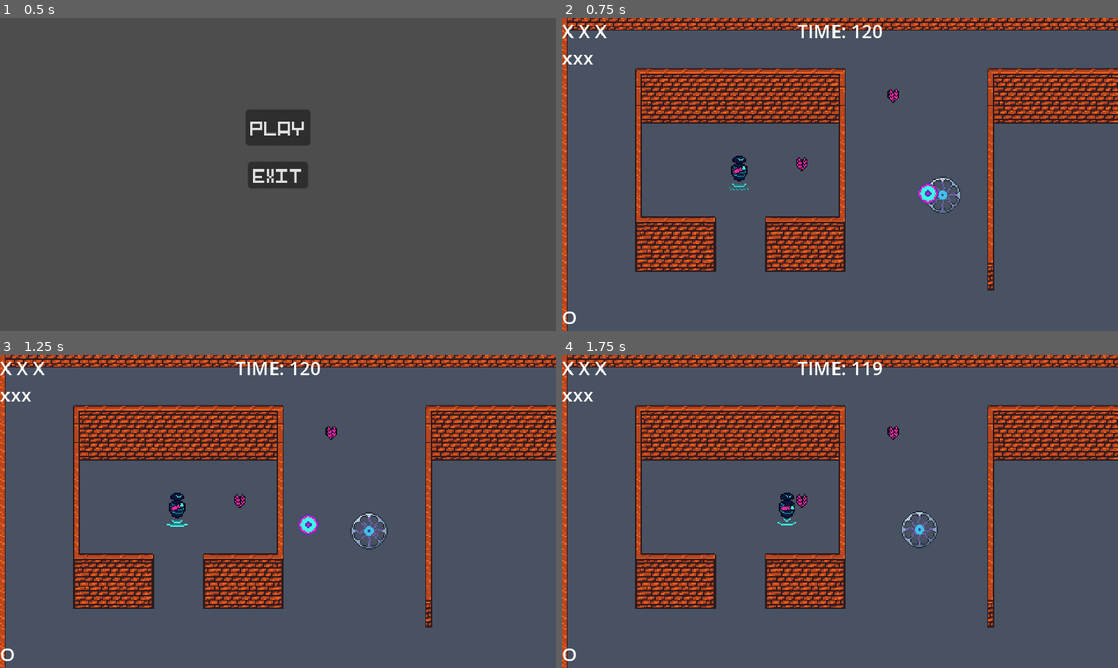
Above: before the commit, frames 1-4 (two rows, left to right).
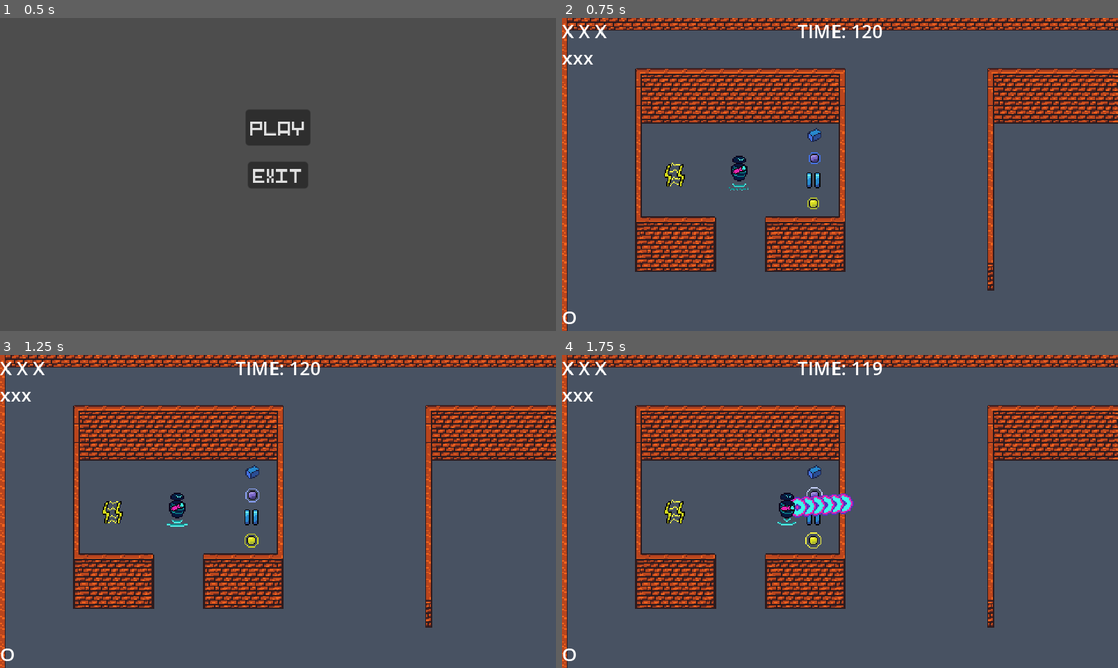
Above: after the commit, the same moments.

Repository: SamuelAlves-23/GameOffJam2023
Game: Godot game, scene res://Scenes/main_menu.tscn
Same seed, same stepped clock (60 frames per second), same inputs: the game is played once before the commit and once after it.
Inputs (mouse positions are in pixels of both pictures, inside the frame that each line leads up to):
- Up to frame 1 (0.5 s): no input
- Up to frame 2 (0.75 s): click "PLAY" at 0.5 s
- Up to frame 3 (1.25 s): no input
- Up to frame 4 (1.75 s): move the mouse to (962, 495) at 1.27 s; press the mouse at (962, 495) at 1.28 s; hold D (move_right) from 1.28 s (still down)

Frame 1 is identical in both runs. In frame 2, 1.0% of the frame differs, in the area x 18-72%, y 22-63%; in frame 3, 1.1%; in frame 4, 1.4%, in the area x 18-68%, y 22-62%.

Commit message:
Pickables

Diff:
--- /dev/null
+++ b/Scenes/impulse_wave.tscn
@@ -0,0 +1,57 @@
+[gd_scene load_steps=9 format=3 uid="uid://d1xvy3ftu8yv4"]
+
+[ext_resource type="Texture2D" uid="uid://dc0280eddolgx" path="res://Assets/Sprites/Finished/Wave_pickable-Sheet.png" id="1_468h1"]
+[ext_resource type="Script" path="res://Scripts/pickable.gd" id="1_ns56s"]
+
+[sub_resource type="AtlasTexture" id="AtlasTexture_xbhle"]
+atlas = ExtResource("1_468h1")
+region = Rect2(0, 0, 32, 32)
+
+[sub_resource type="AtlasTexture" id="AtlasTexture_hagmf"]
+atlas = ExtResource("1_468h1")
+region = Rect2(32, 0, 32, 32)
+
+[sub_resource type="AtlasTexture" id="AtlasTexture_g07nd"]
+atlas = ExtResource("1_468h1")
+region = Rect2(64, 0, 32, 32)
+
+[sub_resource type="AtlasTexture" id="AtlasTexture_hqnb3"]
+atlas = ExtResource("1_468h1")
+region = Rect2(96, 0, 32, 32)
+
+[sub_resource type="SpriteFrames" id="SpriteFrames_n07cn"]
+animations = [{
+"frames": [{
+"duration": 1.0,
+"texture": SubResource("AtlasTexture_xbhle")
+}, {
+"duration": 1.0,
+"texture": SubResource("AtlasTexture_hagmf")
+}, {
+"duration": 1.0,
+"texture": SubResource("AtlasTexture_g07nd")
+}, {
+"duration": 1.0,
+"texture": SubResource("AtlasTexture_hqnb3")
+}],
+"loop": true,
+"name": &"default",
+"speed": 10.0
+}]
+
+[sub_resource type="CircleShape2D" id="CircleShape2D_krolb"]
+radius = 5.0
+
+[node name="ImpulseWave" type="Area2D"]
+collision_layer = 64
+collision_mask = 16
+script = ExtResource("1_ns56s")
+item_name = "WAVE"
+
+[node name="AnimatedSprite2D" type="AnimatedSprite2D" parent="."]
+sprite_frames = SubResource("SpriteFrames_n07cn")
+autoplay = "default"
+frame_progress = 0.226969
+
+[node name="CollisionShape2D" type="CollisionShape2D" parent="."]
+shape = SubResource("CircleShape2D_krolb")
--- a/Scenes/minion_enemy.tscn
+++ b/Scenes/minion_enemy.tscn
@@ -22,7 +22,8 @@
 
 [node name="MinionEnemy" type="CharacterBody2D"]
 position = Vector2(0, -16)
-collision_layer = 0
+collision_layer = 4
+collision_mask = 517
 script = ExtResource("1_6m3ak")
 
 [node name="Sprite2D" type="Sprite2D" parent="."]
--- a/Scenes/player.tscn
+++ b/Scenes/player.tscn
@@ -91,10 +91,14 @@
 [sub_resource type="RectangleShape2D" id="RectangleShape2D_n7j68"]
 size = Vector2(12, 22)
 
+[sub_resource type="CircleShape2D" id="CircleShape2D_tqkfm"]
+radius = 1.0
+
 [node name="Player" type="CharacterBody2D" groups=["Player"]]
 position = Vector2(0, -16)
 collision_layer = 2
 script = ExtResource("1_li8pp")
+cd_cap = 1.0
 
 [node name="Sprite2D" type="Sprite2D" parent="."]
 texture = ExtResource("2_4yj4g")
@@ -122,7 +126,7 @@
 
 [node name="Hurtbox" parent="." instance=ExtResource("4_j83bh")]
 collision_layer = 16
-collision_mask = 452
+collision_mask = 324
 
 [node name="CollisionShape2D" parent="Hurtbox" index="0"]
 position = Vector2(0, -4)
@@ -130,6 +134,14 @@
 
 [node name="HealthController" parent="." instance=ExtResource("5_drfry")]
 
+[node name="WaveArea" type="Area2D" parent="."]
+collision_layer = 512
+collision_mask = 4
+
+[node name="WaveCollider" type="CollisionShape2D" parent="WaveArea"]
+shape = SubResource("CircleShape2D_tqkfm")
+
 [connection signal="area_entered" from="Hurtbox" to="." method="_on_hurtbox_area_entered"]
+[connection signal="area_entered" from="WaveArea" to="." method="_on_wave_area_area_entered"]
 
 [editable path="Hurtbox"]
--- a/Scenes/scale_mail.tscn
+++ b/Scenes/scale_mail.tscn
@@ -1,23 +1,31 @@
-[gd_scene load_steps=4 format=3 uid="uid://dsmvxxqnaa0as"]
+[gd_scene load_steps=5 format=3 uid="uid://dsmvxxqnaa0as"]
 
-[ext_resource type="Texture2D" uid="uid://djmfdt5874o2b" path="res://Assets/Sprites/mail.png" id="1_lvwjf"]
 [ext_resource type="Script" path="res://Scripts/pickable.gd" id="1_nfgmo"]
+[ext_resource type="Texture2D" uid="uid://b2if7f0dhj4v2" path="res://Assets/Sprites/Finished/health_ingot_pickable.png" id="2_bfqsh"]
+
+[sub_resource type="SpriteFrames" id="SpriteFrames_262eh"]
+animations = [{
+"frames": [{
+"duration": 1.0,
+"texture": ExtResource("2_bfqsh")
+}],
+"loop": true,
+"name": &"default",
+"speed": 5.0
+}]
 
 [sub_resource type="RectangleShape2D" id="RectangleShape2D_0x6pq"]
-size = Vector2(10, 12)
+size = Vector2(10, 10)
 
 [node name="ScaleMail" type="Area2D"]
 collision_layer = 64
 collision_mask = 16
 script = ExtResource("1_nfgmo")
-item_name = "MAIL"
+item_name = "INGOT"
 
-[node name="Sprite2D" type="Sprite2D" parent="."]
-position = Vector2(0, -13)
-texture = ExtResource("1_lvwjf")
+[node name="AnimatedSprite2D" type="AnimatedSprite2D" parent="."]
+sprite_frames = SubResource("SpriteFrames_262eh")
 
 [node name="CollisionShape2D" type="CollisionShape2D" parent="."]
-position = Vector2(0, -6)
+position = Vector2(1, -3)
 shape = SubResource("RectangleShape2D_0x6pq")
-
-[connection signal="body_entered" from="." to="." method="_on_body_entered"]
--- /dev/null
+++ b/Scenes/shock.tscn
@@ -0,0 +1,43 @@
+[gd_scene load_steps=7 format=3 uid="uid://bkuoghjyeolq5"]
+
+[ext_resource type="Script" path="res://Scripts/pickable.gd" id="1_18k4h"]
+[ext_resource type="Texture2D" uid="uid://bbjuxyct7tw7r" path="res://Assets/Sprites/Finished/Shock_pickable-Sheet.png" id="2_1p0rf"]
+
+[sub_resource type="AtlasTexture" id="AtlasTexture_gksyx"]
+atlas = ExtResource("2_1p0rf")
+region = Rect2(0, 0, 32, 32)
+
+[sub_resource type="AtlasTexture" id="AtlasTexture_7wogf"]
+atlas = ExtResource("2_1p0rf")
+region = Rect2(32, 0, 32, 32)
+
+[sub_resource type="SpriteFrames" id="SpriteFrames_0norj"]
+animations = [{
+"frames": [{
+"duration": 1.0,
+"texture": SubResource("AtlasTexture_gksyx")
+}, {
+"duration": 1.0,
+"texture": SubResource("AtlasTexture_7wogf")
+}],
+"loop": true,
+"name": &"default",
+"speed": 10.0
+}]
+
+[sub_resource type="RectangleShape2D" id="RectangleShape2D_u5bal"]
+size = Vector2(18, 20)
+
+[node name="Shock" type="Area2D"]
+collision_layer = 64
+collision_mask = 16
+script = ExtResource("1_18k4h")
+item_name = "SHOCK"
+
+[node name="AnimatedSprite2D" type="AnimatedSprite2D" parent="."]
+sprite_frames = SubResource("SpriteFrames_0norj")
+autoplay = "default"
+frame_progress = 0.121349
+
+[node name="CollisionShape2D" type="CollisionShape2D" parent="."]
+shape = SubResource("RectangleShape2D_u5bal")
--- /dev/null
+++ b/Scenes/sock_death.tscn
@@ -0,0 +1,57 @@
+[gd_scene load_steps=9 format=3 uid="uid://c10epw5hfehw2"]
+
+[ext_resource type="Texture2D" uid="uid://dequflmqw6k15" path="res://Assets/Sprites/Finished/Shock_death_pickable-Sheet.png" id="1_0sjo7"]
+[ext_resource type="Script" path="res://Scripts/pickable.gd" id="1_llcy1"]
+
+[sub_resource type="AtlasTexture" id="AtlasTexture_tcivl"]
+atlas = ExtResource("1_0sjo7")
+region = Rect2(0, 0, 32, 32)
+
+[sub_resource type="AtlasTexture" id="AtlasTexture_npnsm"]
+atlas = ExtResource("1_0sjo7")
+region = Rect2(32, 0, 32, 32)
+
+[sub_resource type="AtlasTexture" id="AtlasTexture_sjrj2"]
+atlas = ExtResource("1_0sjo7")
+region = Rect2(64, 0, 32, 32)
+
+[sub_resource type="AtlasTexture" id="AtlasTexture_p8jnc"]
+atlas = ExtResource("1_0sjo7")
+region = Rect2(96, 0, 32, 32)
+
+[sub_resource type="SpriteFrames" id="SpriteFrames_ki1am"]
+animations = [{
+"frames": [{
+"duration": 1.0,
+"texture": SubResource("AtlasTexture_tcivl")
+}, {
+"duration": 1.0,
+"texture": SubResource("AtlasTexture_npnsm")
+}, {
+"duration": 1.0,
+"texture": SubResource("AtlasTexture_sjrj2")
+}, {
+"duration": 1.0,
+"texture": SubResource("AtlasTexture_p8jnc")
+}],
+"loop": true,
+"name": &"default",
+"speed": 10.0
+}]
+
+[sub_resource type="CircleShape2D" id="CircleShape2D_vvc1d"]
+radius = 5.0
+
+[node name="SockDeath" type="Area2D"]
+collision_layer = 64
+collision_mask = 16
+script = ExtResource("1_llcy1")
+item_name = "DEATH"
+
+[node name="AnimatedSprite2D" type="AnimatedSprite2D" parent="."]
+sprite_frames = SubResource("SpriteFrames_ki1am")
+autoplay = "default"
+frame_progress = 0.0999066
+
+[node name="CollisionShape2D" type="CollisionShape2D" parent="."]
+shape = SubResource("CircleShape2D_vvc1d")
--- a/Scenes/test_arena.tscn
+++ b/Scenes/test_arena.tscn
@@ -6,8 +6,11 @@
 [ext_resource type="PackedScene" uid="uid://bag261lg2cesu" path="res://Scenes/trap.tscn" id="5_ci8kv"]
 [ext_resource type="PackedScene" uid="uid://22jv6gkugs1n" path="res://Scenes/tile_map.tscn" id="7_442xi"]
 [ext_resource type="PackedScene" uid="uid://5pcy0o0ca5iy" path="res://Scenes/mob_spawner.tscn" id="7_ajnju"]
-[ext_resource type="PackedScene" uid="uid://cv7t8ohn4ahxm" path="res://Scenes/gun_enemy.tscn" id="8_bygb0"]
 [ext_resource type="PackedScene" uid="uid://he8m26jokd53" path="res://Scenes/ui_layer.tscn" id="8_hg5xl"]
+[ext_resource type="PackedScene" uid="uid://d1xvy3ftu8yv4" path="res://Scenes/impulse_wave.tscn" id="9_0uvbq"]
+[ext_resource type="PackedScene" uid="uid://76ov3prq2ew0" path="res://Scenes/uncap_bullets.tscn" id="11_l3vag"]
+[ext_resource type="PackedScene" uid="uid://c10epw5hfehw2" path="res://Scenes/sock_death.tscn" id="12_xlnnw"]
+[ext_resource type="PackedScene" uid="uid://bkuoghjyeolq5" path="res://Scenes/shock.tscn" id="13_xc1ce"]
 
 [node name="TestArena" type="Node2D" groups=["Arena"]]
 script = ExtResource("1_swf3l")
@@ -15,10 +18,8 @@
 [node name="TileMap" parent="." instance=ExtResource("7_442xi")]
 
 [node name="Player" parent="." instance=ExtResource("1_sa2ya")]
+z_index = 3
 position = Vector2(143, 140)
-
-[node name="ScaleMail" parent="." instance=ExtResource("3_gnne6")]
-position = Vector2(276, 78)
 
 [node name="MobSpawner" parent="." instance=ExtResource("7_ajnju")]
 
@@ -127,11 +128,20 @@
 [node name="Trap29" parent="TrapContainer" instance=ExtResource("5_ci8kv")]
 position = Vector2(828, 215)
 
-[node name="GunEnemy" parent="." instance=ExtResource("8_bygb0")]
-position = Vector2(321, 158)
+[node name="ScaleMail2" parent="." instance=ExtResource("3_gnne6")]
+position = Vector2(207, 109)
 
-[node name="ScaleMail2" parent="." instance=ExtResource("3_gnne6")]
-position = Vector2(197, 137)
+[node name="ImpulseWave" parent="." instance=ExtResource("9_0uvbq")]
+position = Vector2(208, 126)
+
+[node name="UncapBullets" parent="." instance=ExtResource("11_l3vag")]
+position = Vector2(207, 146)
+
+[node name="SockDeath" parent="." instance=ExtResource("12_xlnnw")]
+position = Vector2(207, 165)
+
+[node name="Shock" parent="." instance=ExtResource("13_xc1ce")]
+position = Vector2(87, 141)
 
 [editable path="MobSpawner"]
 [editable path="UILayer"]
--- a/Scenes/trap.tscn
+++ b/Scenes/trap.tscn
@@ -53,7 +53,7 @@
 
 [node name="Hitbox" parent="." instance=ExtResource("3_akqst")]
 collision_layer = 128
-collision_mask = 16
+collision_mask = 2
 
 [node name="CollisionShape2D" parent="Hitbox" index="0"]
 position = Vector2(0, 8)
@@ -64,6 +64,6 @@
 "": SubResource("AnimationLibrary_5pph7")
 }
 
-[connection signal="area_entered" from="Hitbox" to="." method="_on_hitbox_area_entered"]
+[connection signal="body_entered" from="Hitbox" to="." method="_on_hitbox_body_entered"]
 
 [editable path="Hitbox"]
--- /dev/null
+++ b/Scenes/uncap_bullets.tscn
@@ -0,0 +1,20 @@
+[gd_scene load_steps=4 format=3 uid="uid://76ov3prq2ew0"]
+
+[ext_resource type="Script" path="res://Scripts/pickable.gd" id="1_8wd8i"]
+[ext_resource type="Texture2D" uid="uid://bkvnq4fq83llr" path="res://Assets/Sprites/Finished/Bullets_pickable.png" id="1_k2idk"]
+
+[sub_resource type="RectangleShape2D" id="RectangleShape2D_l2esr"]
+size = Vector2(12, 14)
+
+[node name="UncapBullets" type="Area2D"]
+collision_layer = 64
+collision_mask = 16
+script = ExtResource("1_8wd8i")
+item_name = "UNCAP"
+
+[node name="Sprite2D" type="Sprite2D" parent="."]
+texture = ExtResource("1_k2idk")
+
+[node name="CollisionShape2D" type="CollisionShape2D" parent="."]
+position = Vector2(0, -1)
+shape = SubResource("RectangleShape2D_l2esr")
--- a/Scripts/HealthController.gd
+++ b/Scripts/HealthController.gd
@@ -8,6 +8,7 @@
 
 	if !parent.invulnerable:
 		health -= damage
+
 
 	if parent is Player && !parent.invulnerable:
 		parent.invulnerable = true
@@ -22,5 +23,9 @@
 		if arena.score % 10 == 0:
 			arena.spawn_pickable(parent.global_position)
 
+func heal():
+	if health < 3:
+		health += 1
+
 func die():
 	get_parent().queue_free()
--- a/Scripts/arenaController.gd
+++ b/Scripts/arenaController.gd
@@ -2,16 +2,21 @@
 
 @export var level_time: float = 120
 
-@onready var pickable_01 = preload("res://Scenes/scale_mail.tscn")
-
 @onready var score = 0
 @onready var death_screen = $UILayer/DeathScreen
 @onready var mob_spawner = $MobSpawner
+@onready var mob_container = $MobSpawner/MobContainer
 @onready var player = $Player
 @onready var hud = $UILayer/HUD
 @onready var pickableContainer = $PickableContainer
 
-var pickables = [pickable_01]
+var pickables = [
+	preload("res://Scenes/scale_mail.tscn"),
+	preload("res://Scenes/impulse_wave.tscn"),
+	preload("res://Scenes/uncap_bullets.tscn"),
+	preload("res://Scenes/sock_death.tscn"),
+	preload("res://Scenes/shock.tscn")]
+
 var timer_node = null
 var level_end = false
 var time_left : float
@@ -20,6 +25,7 @@
 
 # Called when the node enters the scene tree for the first time.
 func _ready():
+
 	time_left = level_time
 	hud.set_time_label(time_left)
 	timer_node = Timer.new()
@@ -64,7 +70,7 @@
 # REPARAR SPAWN VARIABLE
 func spawn_pickable(node_pos):
 #	var index = pickables.pick_random()
-	print(node_pos)
-	var pickable_scene = pickable_01.instantiate()
+	var chosen = pickables.pick_random()
+	var pickable_scene = chosen.instantiate()
 	pickableContainer.add_child(pickable_scene)
 	pickable_scene.global_position = node_pos
--- a/Scripts/enemy.gd
+++ b/Scripts/enemy.gd
@@ -10,12 +10,16 @@
 enum ENEMY_STATES{
 	CHASE,
 	DASH,
-	SHOOT
+	SHOOT,
+	RECOIL,
+	PARALYZED
 }
 
 var guarded_sprite
 var bulletContainer
+var recoil_pos
 
+@onready var recoil_vector = Vector2.DOWN
 @onready var state = ENEMY_STATES.CHASE
 @onready var health_controller = $HealthController
 @onready var sprite = $Sprite2D
@@ -25,12 +29,14 @@
 @onready var dash_speed = 120
 @onready var dash_vector = Vector2.DOWN
 @onready var gun_cd = false
+@onready var invulnerable = false
 @onready var bullet_scene = preload("res://Scenes/enemy_bullet.tscn")
 
 @export var enemy_type = ENEMY_TYPES.MINION
 @export var ACCELERATION = 300
 @export var MAX_SPEED = 20
 @export var FRICTION = 200
+@export var RECOIL_SPEED = 10000
 @export var score_points = 0
 
 func _ready():
@@ -47,6 +53,14 @@
 			dash_state(delta)
 		ENEMY_STATES.SHOOT:
 			shoot_state(delta)
+		ENEMY_STATES.RECOIL:
+			recoil_state(delta)
+		ENEMY_STATES.PARALYZED:
+			paralyzed_state()
+
+func paralyzed_state():
+	await get_tree().create_timer(5).timeout
+	state = ENEMY_STATES.CHASE
 
 func chase_state(delta):
 	var direction = (player.global_position - global_position).normalized()
@@ -55,6 +69,14 @@
 	if enemy_type == ENEMY_TYPES.GUN && !gun_cd:
 		state = ENEMY_STATES.SHOOT
 	move_and_slide()
+
+func recoil_state(delta):
+	var current_pos = global_position
+	recoil_vector = -(recoil_pos - current_pos)
+	recoil_vector = recoil_vector.normalized()
+	velocity = RECOIL_SPEED * recoil_vector * delta
+	move_and_slide()
+	state = ENEMY_STATES.CHASE
 
 func shoot_state(delta):
 	var bullet = bullet_scene.instantiate()
--- a/Scripts/pickable.gd
+++ b/Scripts/pickable.gd
@@ -1,9 +1,3 @@
 extends Area2D
 class_name  Pickable
 @export var item_name = ""
-
-
-func _on_body_entered(body):
-	print("Picked up")
-	body.item_equipped = item_name
-	queue_free()
--- a/Scripts/player.gd
+++ b/Scripts/player.gd
@@ -8,8 +8,7 @@
 	DASH,
 	DEATH
 }
-const pickables = ["NONE", "MAIL"]
-var item_equipped = "NONE"
+
 var state = PLAYER_STATES.MOVE
 var damage_recoil_vector
 var recoil_vector = Vector2.DOWN
@@ -27,14 +26,18 @@
 @export var gun_cd = false
 @export var dash_cd = false
 @export var size_variation = Vector2(0.5,0.5)
+@export var cd_cap = 0.2
+@export var death_wave = false
 
 @onready var invulnerable = false
+@onready var waveCollider = $WaveArea/WaveCollider
 @onready var animationPlayer = $AnimationPlayer
 @onready var sprite = $Sprite2D
 @onready var gun = $Gun
 @onready var health_controller = $HealthController
 @onready var collision = $CollisionShape2D
 @onready var hurtbox_collider = $Hurtbox/CollisionShape2D
+@onready var arena = get_tree().get_first_node_in_group("Arena")
 
 func _process(delta):
 	var direction = get_viewport().get_mouse_position().x
@@ -88,7 +91,7 @@
 		if gun.scale > Vector2.ONE:
 			state = PLAYER_STATES.RECOIL
 		gun_cd = true
-		await get_tree().create_timer(gun.scale.x - 0.5).timeout
+		await get_tree().create_timer(gun.scale.x - 1).timeout
 		gun_cd = false
 
 func recoil_state(delta, gun_scale):
@@ -118,17 +121,55 @@
 	if state != PLAYER_STATES.DEATH:
 		if area is Pickable:
 			print("Area pickable")
-			item_equipped =area.item_name
+			pickable_effect(area.item_name)
 			area.queue_free()
 		else:
 			var current_pos = global_position
 			damage_recoil_vector = -(area.global_position - current_pos)
 			damage_recoil_vector = damage_recoil_vector.normalized()
-			if item_equipped == "MAIL":
-				item_equipped = "NONE"
-			else:
-				health_controller.take_damage(area.damage)
+			health_controller.take_damage(area.damage)
 			if health_controller.health <= 0:
 				state = PLAYER_STATES.DEATH
 			else:
 				state = PLAYER_STATES.HIT
+
+func pickable_effect(pickable):
+	if pickable == "INGOT":
+		health_controller.heal()
+	elif pickable == "WAVE":
+		var limit = 0
+		while true:
+			waveCollider.scale +=Vector2(2.5,2.5)
+			limit +=1
+			await get_tree().create_timer(0.00001).timeout
+			if limit > 50:
+				limit = 0
+				waveCollider.scale = Vector2.ONE
+				break
+	elif pickable == "SHOCK":
+		for i in arena.mob_container.get_children():
+			i.state = i.ENEMY_STATES.PARALYZED
+	elif pickable == "DEATH":
+		var limit = 0
+		while true:
+			death_wave = true
+			waveCollider.scale +=Vector2(2.5,2.5)
+			limit +=1
+			await get_tree().create_timer(0.00001).timeout
+			if limit > 50:
+				death_wave = false
+				limit = 0
+				waveCollider.scale = Vector2.ONE
+				break
+	elif pickable == "UNCAP":
+		cd_cap = 0.5
+		await get_tree().create_timer(5).timeout
+		cd_cap = 0.2
+
+
+func _on_wave_area_area_entered(area):
+	if !death_wave:
+		area.get_parent().recoil_pos = global_position
+		area.get_parent().state = area.get_parent().ENEMY_STATES.RECOIL
+	else:
+		area.get_parent().queue_free()
--- a/Scripts/trap.gd
+++ b/Scripts/trap.gd
@@ -2,14 +2,8 @@
 
 @onready var animationPlayer = $AnimationPlayer
 # Called when the node enters the scene tree for the first time.
-func _ready():
-	pass # Replace with function body.
 
-
-# Called every frame. 'delta' is the elapsed time since the previous frame.
-func _process(delta):
-	pass
-
-
-func _on_hitbox_area_entered(area):
+func _on_hitbox_body_entered(body):
+	print("NUEVA ENTRDA TRAMPA")
 	animationPlayer.play("Active")
+	body.health_controller.take_damage(1)
--- a/project.godot
+++ b/project.godot
@@ -81,6 +81,7 @@
 2d_physics/layer_7="pickables"
 2d_physics/layer_8="traps"
 2d_physics/layer_9="enemyBullet"
+2d_physics/layer_10="WavesPickables"
 
 [rendering]
 
Binary file removed: Assets/Sprites/Shield.png
Not shown, removed: Assets/Sprites/Shield.png.import
Binary file removed: Assets/Sprites/Shield_enemy.png
Not shown, removed: Assets/Sprites/Shield_enemy.png.import
Binary file removed: Assets/Sprites/Shield_enemy_guarded.png
Not shown, removed: Assets/Sprites/Shield_enemy_guarded.png.import
Binary file removed: Assets/Sprites/Sprite-0001.png
Not shown, removed: Assets/Sprites/Sprite-0001.png.import
Binary file removed: Assets/Sprites/enemy_02.png
Not shown, removed: Assets/Sprites/enemy_02.png.import
Binary file removed: Assets/Sprites/mail.png
Not shown, removed: Assets/Sprites/mail.png.import
(and 6 more such lines)
